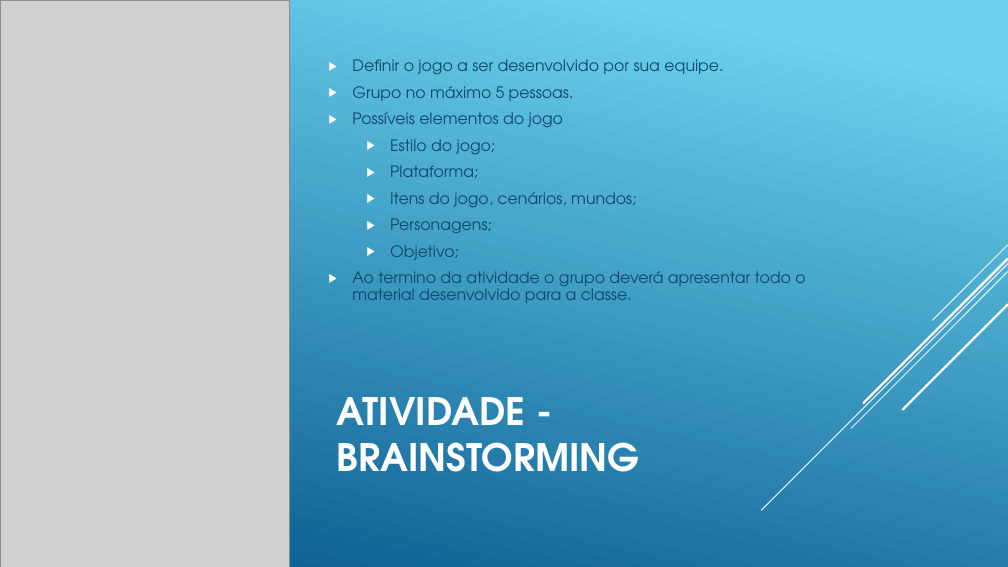
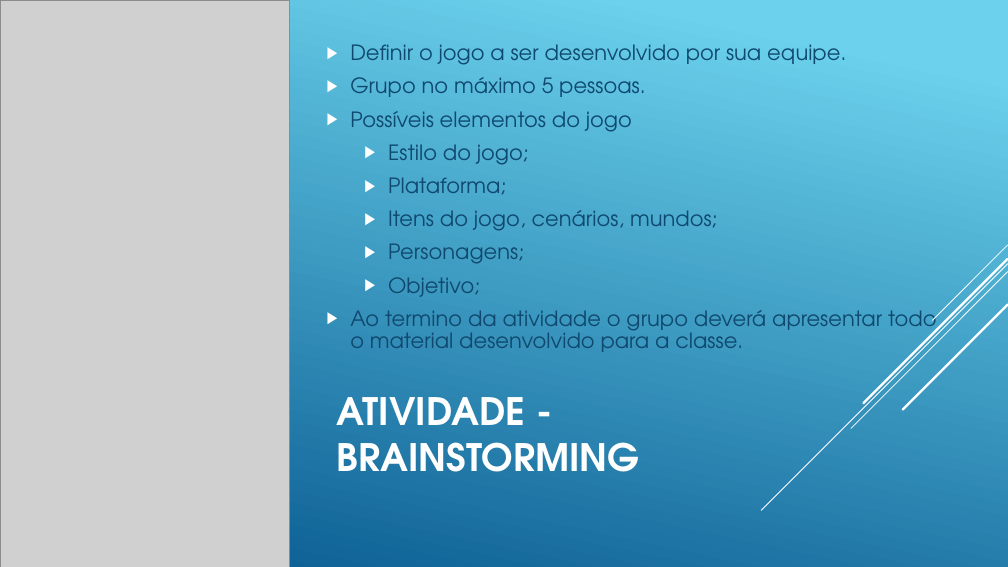
Before and after one commit to dfilitto/AlunosJogosDigitaisSenac, a slide deck: slide 13 of Slides/04 - Tecnicas para a criacao de jogos.pptx. Drawn at 1008x567 pixels with LibreOffice and Linux fonts; fonts in the diff are those of the drawing; grey boxes stand for pictures. Boxes give left, top, right and bottom in pixels: in the first picture for what was removed or moved away, otherwise in the second. Text is boxed around its words. In the diff, an @@ line names an element or a change of style, - is before the commit and + after.

```diff
--- a/Slides/04 - Tecnicas para a criacao de jogos.pptx
+++ b/Slides/04 - Tecnicas para a criacao de jogos.pptx
@@ text "Definir o jogo a ser ...": place and size @@
-text "Definir o jogo a ser ..." at (352,59,805,303)
+text "Definir o jogo a ser ..." at (350,44,937,352)
@@ text "Definir o jogo a ser ..." at (350,44,937,352): size 15 to 20 pt; more space between paragraphs @@
```
Also in this commit, not shown: 26 other slides changed.
